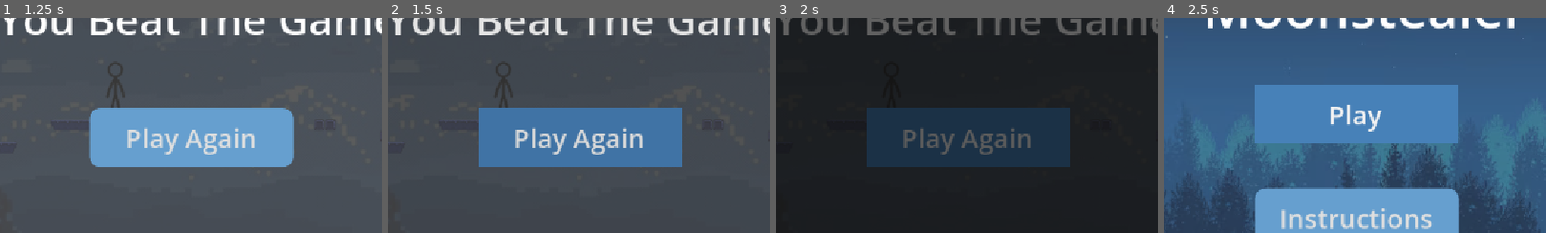
Above: before the commit, frames 1-4 (left to right).
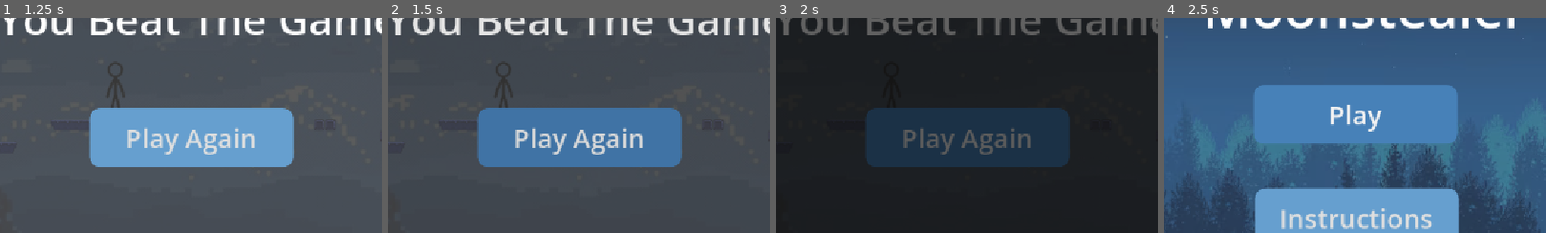
Above: after the commit, the same moments.

Repository: insertnewusername/moon-stealer
Game: Godot game, scene res://Scenes/finish.tscn
Same seed, same stepped clock (60 frames per second), same inputs: the game is played once before the commit and once after it. This scene is started directly instead of the project's main scene. Sound files missing from this copy of the repository are replaced by a short silence.
Inputs:
- Up to frame 1 (1.25 s): click "Play Again" at 0.5 s
- Up to frame 2 (1.5 s): click "Play Again" at 1.25 s
- Up to frame 3 (2 s): no input
- Up to frame 4 (2.5 s): click "Play Again" at 2 s
The pictures show only the part of the screen within x 23-73%, y 27-77%; the shares and areas given below are measured in that part.

Frame 1 is identical in both runs. In frame 2, 0.2% of the frame differs, in the area x 23-77%, y 41-70%; in frame 3, 0.1%; in frame 4, 0.1%.

Commit message:
fix corner rounding

Diff:
--- a/Scenes/finish.tscn
+++ b/Scenes/finish.tscn
@@ -16,12 +16,23 @@
 
 [sub_resource type="StyleBoxFlat" id="StyleBoxFlat_bgj60"]
 bg_color = Color(0.40052745, 0.62487125, 0.8099507, 1)
+corner_radius_top_left = 16
+corner_radius_top_right = 16
+corner_radius_bottom_right = 16
 
 [sub_resource type="StyleBoxFlat" id="StyleBoxFlat_6tqh2"]
 bg_color = Color(0.40052745, 0.62487125, 0.8099507, 1)
+corner_radius_top_left = 16
+corner_radius_top_right = 16
+corner_radius_bottom_right = 16
+corner_radius_bottom_left = 16
 
 [sub_resource type="StyleBoxFlat" id="StyleBoxFlat_oub70"]
 bg_color = Color(0.2795145, 0.5051684, 0.72137964, 1)
+corner_radius_top_left = 16
+corner_radius_top_right = 16
+corner_radius_bottom_right = 16
+corner_radius_bottom_left = 16
 
 [sub_resource type="StyleBoxFlat" id="StyleBoxFlat_t38wq"]
 bg_color = Color(0.40052745, 0.62487125, 0.8099507, 1)
--- a/Scenes/startup.tscn
+++ b/Scenes/startup.tscn
@@ -20,12 +20,24 @@
 
 [sub_resource type="StyleBoxFlat" id="StyleBoxFlat_g3wv1"]
 bg_color = Color(0.40052745, 0.62487125, 0.8099507, 1)
+corner_radius_top_left = 16
+corner_radius_top_right = 16
+corner_radius_bottom_right = 16
+corner_radius_bottom_left = 16
 
 [sub_resource type="StyleBoxFlat" id="StyleBoxFlat_hljtq"]
 bg_color = Color(0.2795145, 0.5051684, 0.72137964, 1)
+corner_radius_top_left = 16
+corner_radius_top_right = 16
+corner_radius_bottom_right = 16
+corner_radius_bottom_left = 16
 
 [sub_resource type="StyleBoxFlat" id="StyleBoxFlat_tsx3d"]
 bg_color = Color(0.40052745, 0.62487125, 0.8099507, 1)
+corner_radius_top_left = 16
+corner_radius_top_right = 16
+corner_radius_bottom_right = 16
+corner_radius_bottom_left = 16
 
 [sub_resource type="StyleBoxFlat" id="StyleBoxFlat_lsk8l"]
 bg_color = Color(0.40052745, 0.62487125, 0.8099507, 1)
